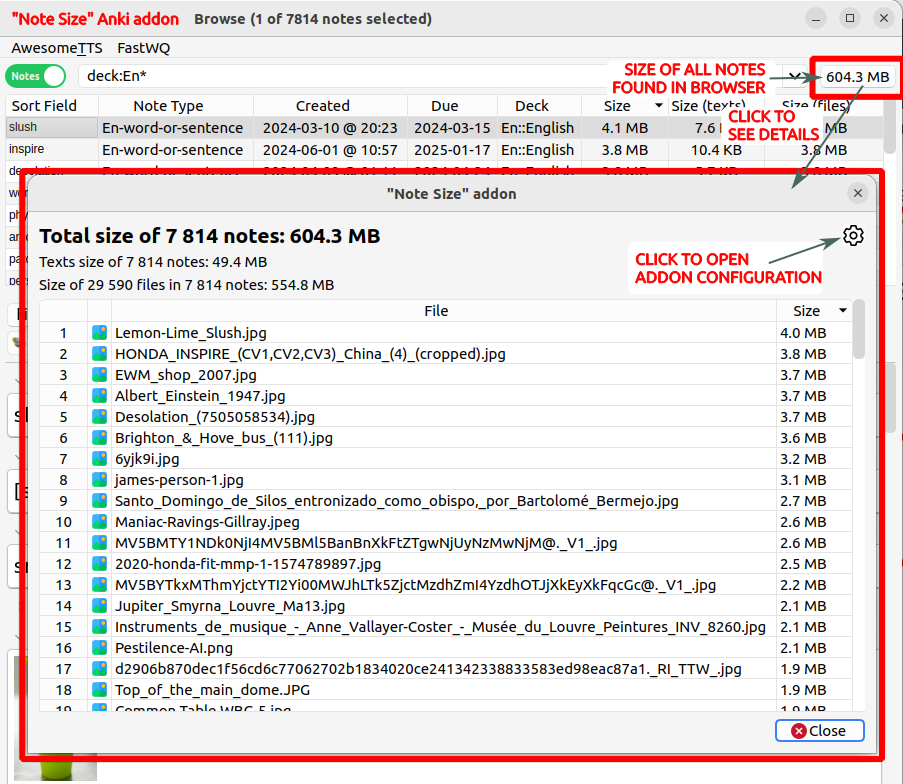
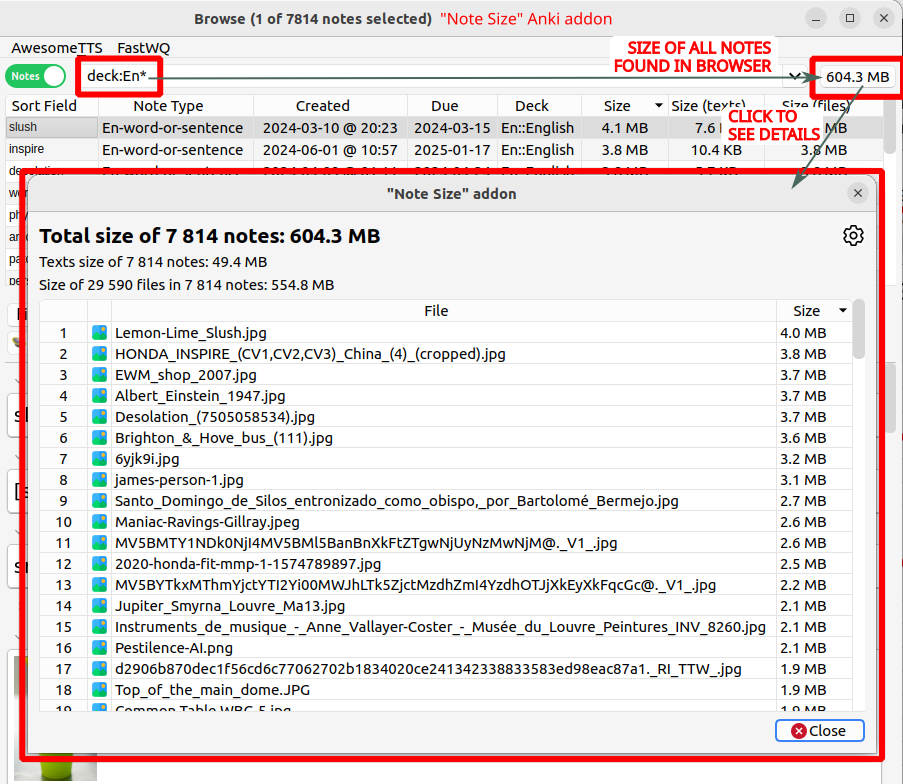
Layer changes from the first 903 × 784 image to the second:
painted on "Paint Layer 3 (pasted)" (1st of 2) over (x1=628, y1=137, x2=842, y2=295)
painted on "Paint Layer 3 (pasted)" (2nd of 2) over (x1=12, y1=11, x2=842, y2=295)
